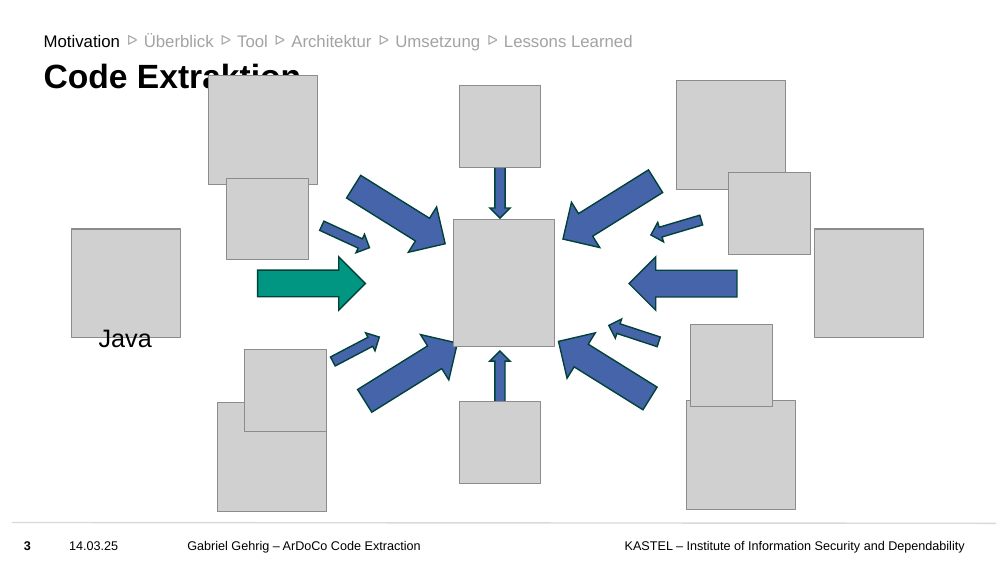
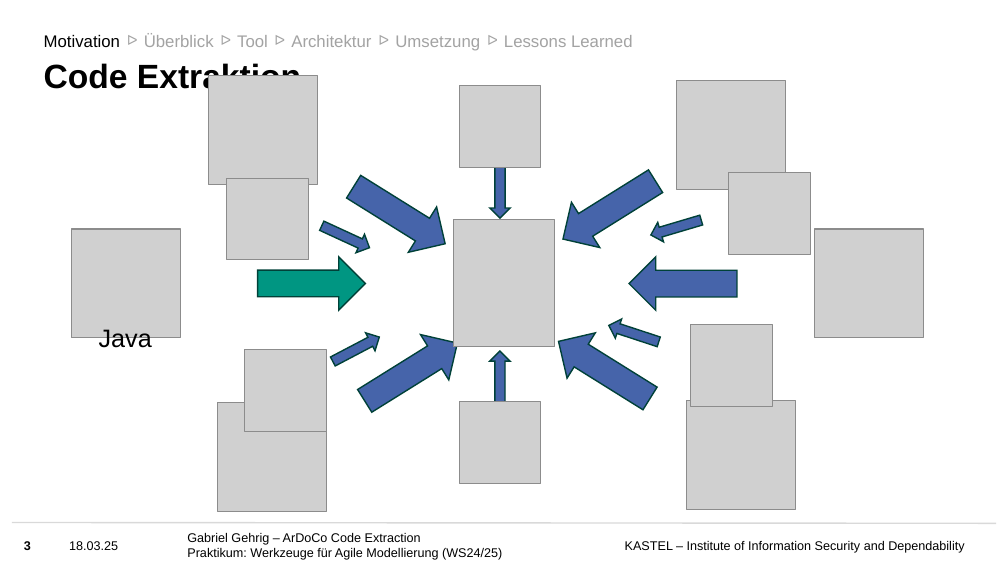
Before and after one commit to ardoco/ardoco, a slide deck: slide 3 of doc/Folien Praktikum ArDoCo.pptx. Drawn at 1008x567 pixels with LibreOffice and Linux fonts; fonts in the diff are those of the drawing; grey boxes stand for pictures; background and template pictures are left out. Boxes give left, top, right and bottom in pixels: in the first picture for what was removed or moved away, otherwise in the second. Text is boxed around its words. In the diff, an @@ line names an element or a change of style, - is before the commit and + after.

```diff
--- a/doc/Folien Praktikum ArDoCo.pptx
+++ b/doc/Folien Praktikum ArDoCo.pptx
@@ text at (69,541,118,550): text changed @@
-14.03.25
+18.03.25
@@ text at (187,548,502,560): paragraph added @@
+Praktikum: Werkzeuge für Agile Modellierung (WS24/25)
```
Also in this commit, not shown: 11 other slides changed, 13 slides added, 11 other files.
